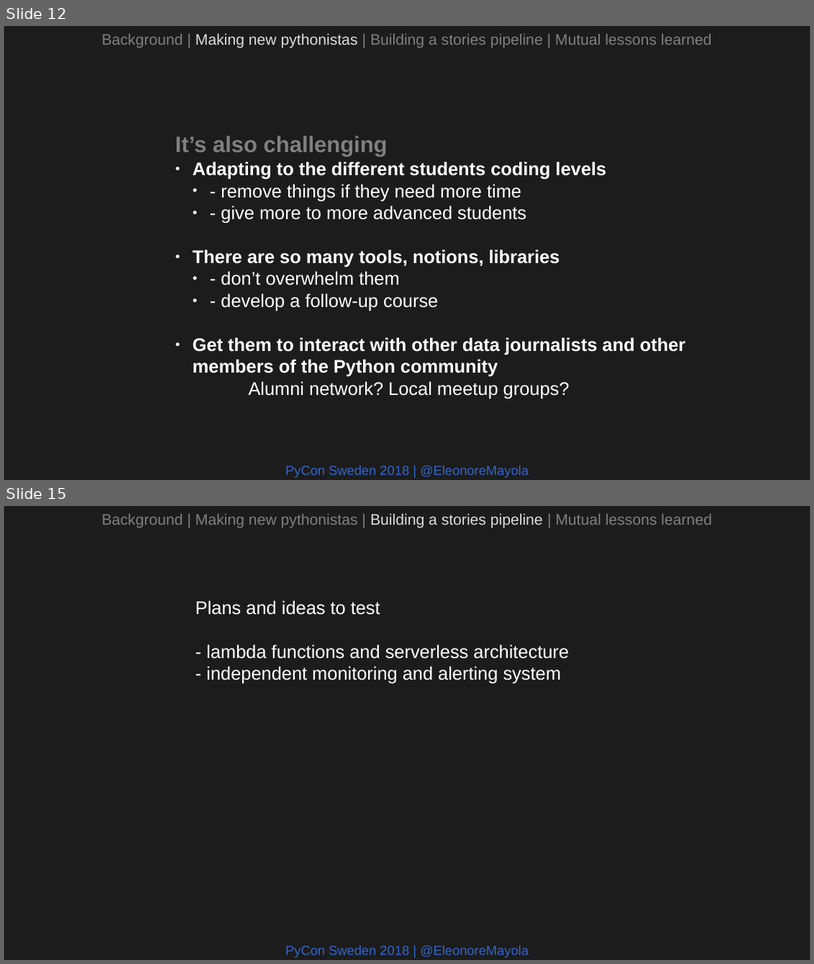
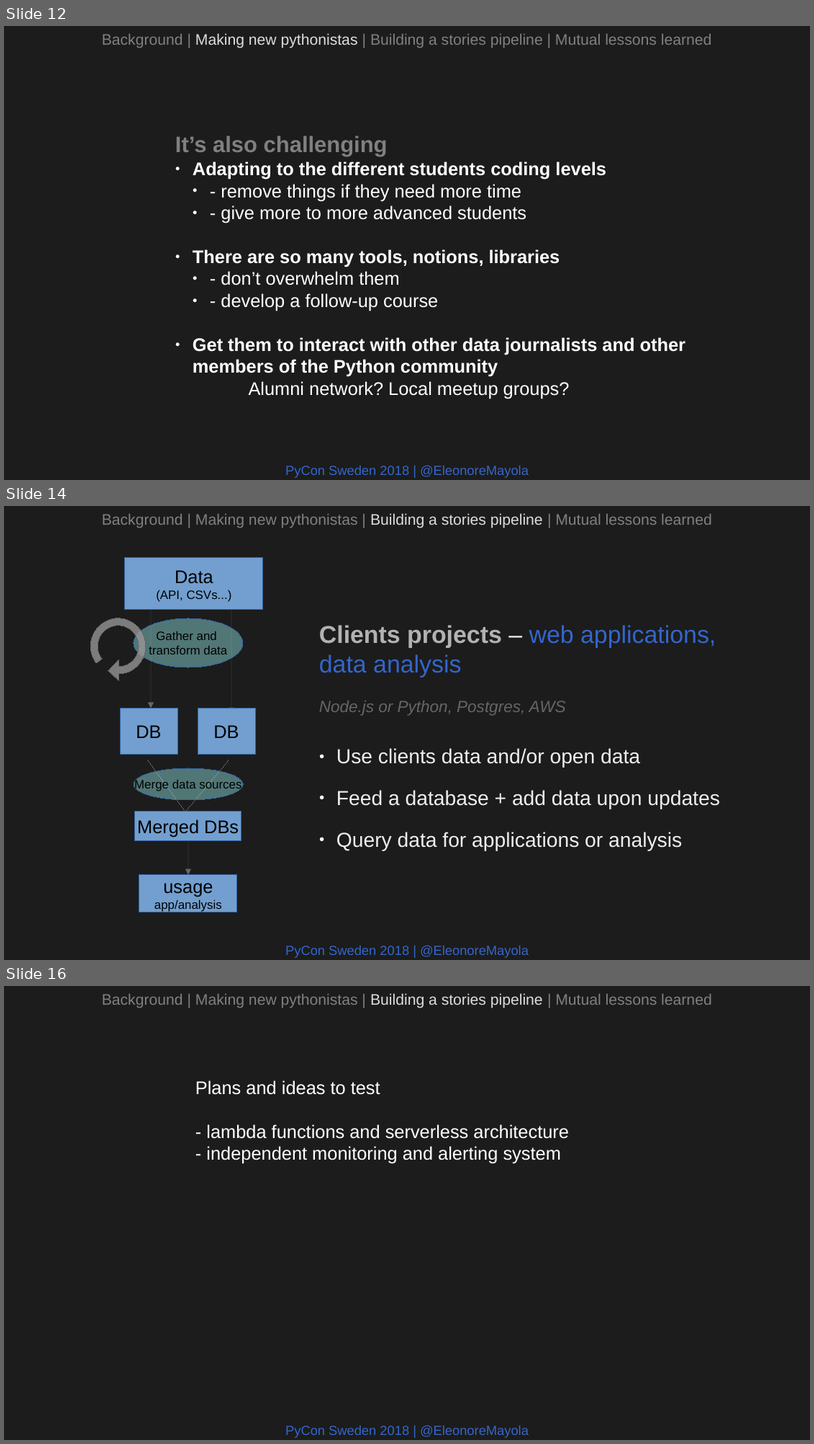
Before and after one commit to Eleonore9/-pyconse18, a slide deck: pyconse2018.odp. Shown one above the other, each under a label of ours: slides 12 and 15 before the commit, slides 12, 14 and 16 after it; the slides between them are not shown. The pictures are 814x964 and 814x1444 pixels, drawn with LibreOffice and Linux fonts; fonts in the diff are those of the drawing. Boxes give left, top, right and bottom in pixels: in the first picture for what was removed or moved away, otherwise in the second. Text is boxed around its words. In the diff, an @@ line names an element or a change of style, - is before the commit and + after.

Commit message:
WIP pipeline slides slides

```diff
--- a/pyconse2018.odp
+++ b/pyconse2018.odp
@@ slide 14 added at [4, 506, 810, 960], background #1C1C1C @@
@@ text added at [102, 513, 712, 528], 15 pt, text #808080 @@
+Background | Making new pythonistas | Building a stories pipeline | Mutual lessons learned
@@ rectangle added at [125, 558, 263, 610], fill #729FCF, outline #3465A4 0 pt, 12 pt, text #000000 @@
+Data
+(API, CSVs...)
@@ arrow added from (151, 610) to (151, 708), #666666 0 pt @@
@@ arrow added from (232, 610) to (232, 713), #666666 0 pt @@
@@ freeform shape added at [90, 618, 147, 675], fill #999999 at 77% opacity, outline #666666 0 pt @@
@@ ellipse added at [134, 619, 243, 668], fill #87D1D1 at 50% opacity, outline #3465A4 0 pt, 12 pt, text #000000 @@
+Gather and
+transform data
@@ text added at [319, 625, 720, 851], 20 pt, text #EEEEEE @@
+Clients projects – web applications, data analysis
+Node.js or Python, Postgres, AWS
+● Use clients data and/or open data
+● Feed a database + add data upon updates
+● Query data for applications or analysis
@@ rectangle added at [121, 708, 178, 754], fill #729FCF, outline #3465A4 0 pt, 18 pt, text #000000 @@
+DB
@@ rectangle added at [198, 708, 256, 754], fill #729FCF, outline #3465A4 0 pt, 18 pt, text #000000 @@
+DB
@@ line added from (148, 760) to (185, 811), #666666 0 pt @@
@@ line added from (229, 760) to (185, 811), #666666 0 pt @@
@@ ellipse added at [134, 768, 243, 800], fill #87D1D1 at 50% opacity, outline #3465A4 0 pt, 12 pt, text #000000 @@
+Merge data sources
@@ rectangle added at [135, 811, 242, 840], fill #729FCF, outline #3465A4 0 pt, 18 pt, text #000000 @@
+Merged DBs
@@ arrow added from (188, 837) to (188, 875), #666666 0 pt @@
@@ rectangle added at [139, 875, 237, 912], fill #729FCF, outline #3465A4 0 pt, 12 pt, text #000000 @@
+usage
+app/analysis
@@ text added at [286, 944, 529, 957], 13 pt, text #3366CC @@
+PyCon Sweden 2018 | @EleonoreMayola
@@ what was slide 15 is now slide 16 @@
```
Also in this commit, not shown: 1 slide changed, 1 other slide added, 1 slide removed.
